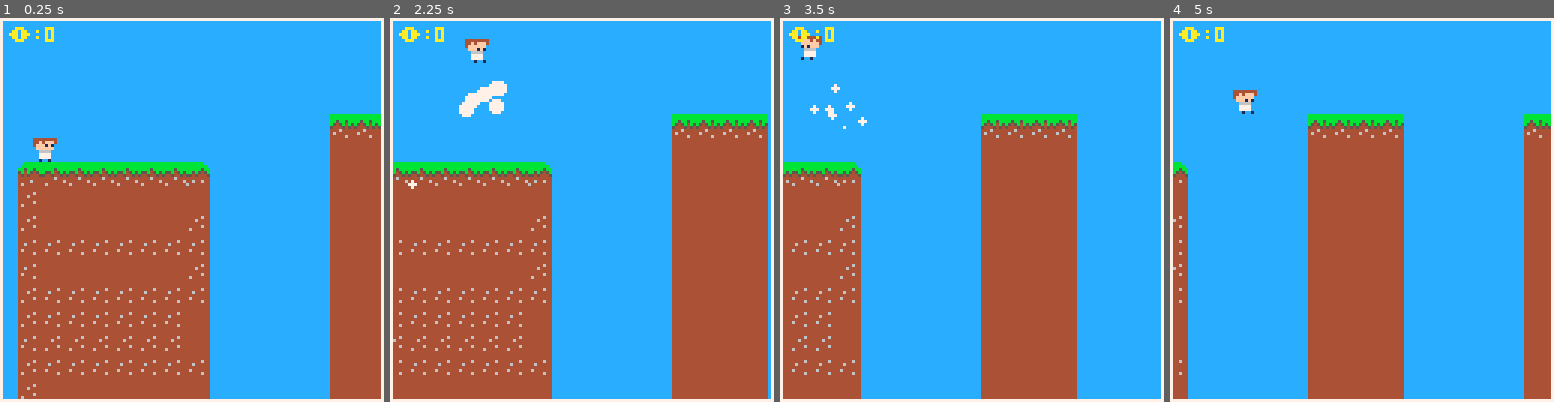
Above: before the commit, frames 1-4 (left to right).
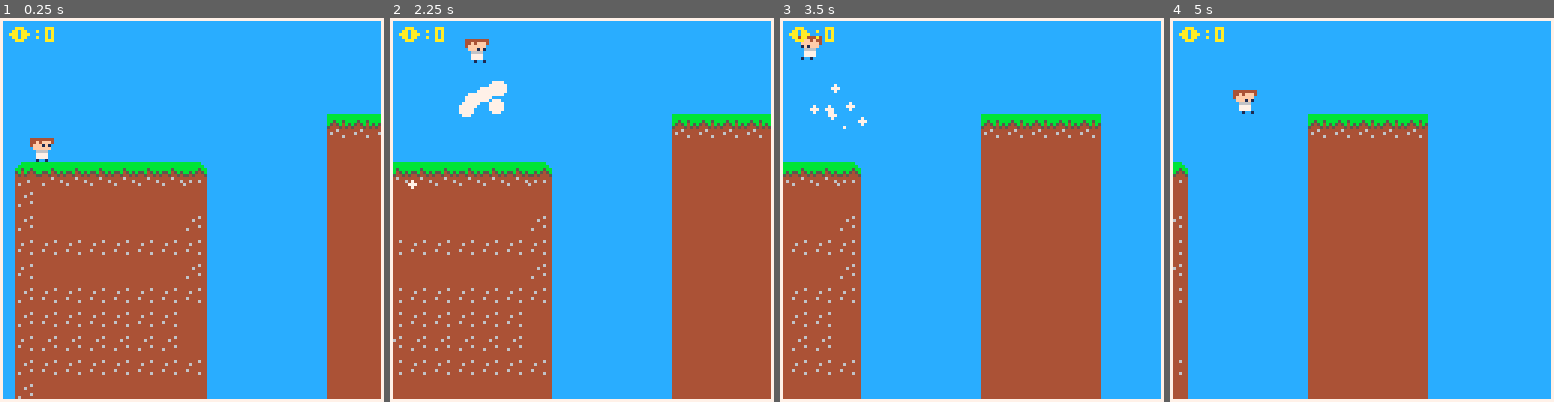
Above: after the commit, the same moments.

Repository: XFajk/vulakan-runner-pico8
Game: PICO-8 cartridge vulkan_runner.p8
Same seed, same stepped clock (60 frames per second), same inputs: the game is played once before the commit and once after it.
Inputs:
- Up to frame 1 (0.25 s): no input
- Up to frame 2 (2.25 s): tap X (X key) at 0.33, 1.07, 1.85 s; tap O (Z key) at 0.7, 1.7, 2.1 s; hold Right 1.6-2.1 s
- Up to frame 3 (3.5 s): hold Right 2.47-3.03 s; tap O (Z key) at 2.5, 2.9, 3.3 s; tap X (X key) at 2.97 s; hold Left from 3.08 s (still down)
- Up to frame 4 (5 s): release Left at 3.58 s; tap O (Z key) every 0.4 s from 3.7 to 4.9 s; hold Right 4.02-4.68 s; tap X (X key) at 4.08 s

The runs differ from the first frame. In frame 1, 5.2% of the frame differs, in the area x 3-100%, y 25-100%; in frame 2, 0.6%; in frame 3, 4.6%; in frame 4, 9.9%, in the area x 60-100%, y 25-100%.

Commit message:
platforms height and width between them is random
the platforms are randomized by the width between them and by the height so the player can jump on each one aka the platform generation is done now I need to add coins a death pit to the randomly generated map

Diff:
--- a/vulkan_runner.p8
+++ b/vulkan_runner.p8
@@ -8,18 +8,44 @@
 	coin_i={1,gen_anim({16,17,18,19},{4,3,3,3})}
 	ply=player(5,50)
 	level=gen_map()
-	addtomap(level,4,9)
-	addtomap(level,4,9)
-	--[[ph=7
-	cw=8
-	for i=1,10 do
-		if (ph>9) then
-		 ph=flr(rnd(7))+7
+	hup={
+		h3={4,6},
+		h4={3,7},
+		h5={3,8},
+		h6={3,9},
+		h7={4,10},
+		h8={5,11},
+		h9={6,12},
+		h10={7,12},
+		h11={8,12},
+		h12={9,12}
+	}
+	wup={
+		n3=4,
+		n2=5,
+		n1=6,
+		p0=7,
+		p1=8,
+		p2=9,
+		p3=10
+	}
+	ph1=6
+	ph2=0
+	ph◆=0
+	cw=0
+	for i=1,100 do
+		ph2=flr(rnd(hup["h"..ph1][2]-hup["h"..ph1][1]))+hup["h"..ph1][1]+1
+		ph◆=abs(ph2-ph1)
+		if ph2-ph1 < 0 then
+			cw=wup["n"..ph◆]
 		else
-			ph=flr(rnd(10))+4
-		end
-		addtomap(level,ph,ph+3)
-	end]]--
+			cw=wup["p"..ph◆]
+		end
+		cw=flr(rnd(cw-1))+2
+		addtomap(level,ph2,cw+5)
+		ph1=ph2
+		ph2=0
+	end
 	cs={}
 	trs={}
 
@@ -29,7 +55,7 @@
 
 function _update()
 
-	ply:update(plat,cs,trs)
+	ply:update(plat,cs,trs,level,scr[1])
 	if (ply.♥) scr[1]+=(ply.box.x1-scr[1]-16)/10
 	-- coin animation logic
 	if coin_i[1] < #coin_i[2]then
@@ -50,17 +76,21 @@
 	cs={}
 	trs={}
 	for y=1,16 do
-		for x=1,#level[y] do
-			c_block=level[y][x]
-			if c_block ~= 0 then
-				if c_block == 43 then
-					spr(coin_i[2][coin_i[1]],(x-1)*8-scr[1],(y-1)*8)
-				else
-					spr(c_block,(x-1)*8-scr[1],(y-1)*8)
-				end
-				if (fget(c_block,0)) add(plat,█((x-1)*8,(y-1)*8,7,7))
-				if (fget(c_block,1)) add(cs,█((x-1)*8,(y-1)*8,7,7))
-				if (fget(c_block,2)) add(trs,█((x-1)*8+3,(y-1)*8+3,1,1))
+		for x=flr(scr[1]/8),flr(scr[1]/8)+flr(128/8)+1 do
+			if x>0 and x<#level[y] then
+				c_block=level[y][x]
+				if c_block ~= 0 then
+					if c_block == 43 then
+						spr(coin_i[2][coin_i[1]],(x-1)*8-scr[1],(y-1)*8)
+					else
+						spr(c_block,(x-1)*8-scr[1],(y-1)*8)
+					end
+					if (fget(c_block,0)) add(plat,█((x-1)*8,(y-1)*8,7,7))
+					if (fget(c_block,1)) add(cs,█((x-1)*8,(y-1)*8,7,7))
+					if (fget(c_block,2)) add(trs,█((x-1)*8+3,(y-1)*8+3,1,1))
+				--else
+					--spr(c_block,(x-1)*8-scr[1],(y-1)*8)
+				end
 			end
 		end
 	end
@@ -189,9 +219,10 @@
 end
 
 function addtomap(m,ph,cw)
+	ic=flr(rnd(2))==1
 	for y,row in pairs(m) do
 		for x=1,cw do
-			if x > cw-4 then
+			if x > cw-5 then
 				if (y < ph+1) add(row,0)
 				if (y == ph+1) add(row,33)
 				if (y > ph+1) add(row,52)
@@ -232,7 +263,7 @@
 		inp_pars={},
 		walk⧗=time(),
 
-		update=function(self,plat,cs,trs)
+		update=function(self,plat,cs,trs,m,scr)
 
 			-- walking logic
 			self.vel={0,0}
@@ -306,7 +337,10 @@
 			end
 
 			for i,c in pairs(cs) do
-				if (coll(self.box,c)) self:pick_c(c)
+				if (coll(self.box,c)) then
+				 self:pick_c(c)
+				 m[c.y1/8+1][c.x1/8+1]=0
+				end
 			end
 
 
@@ -394,7 +428,6 @@
 
 		pick_c=function(s,c)
 			s.points+=1
-			mset(c.x1/8,c.y1/8,0)
 			sfx(0)
 			for i=0,10 do
 					add(s.inp_pars,{{s.box.x1+4,s.box.y2+4},{(rnd(20)-10)/8,(rnd(10)-10)/4},2,10})
@@ -418,14 +451,14 @@
 	max=12
 ]]--
 __gfx__
-80000008444444444444444400000000000000004444444444444444000000004444444444444444444444444444444400000000000000000000000000000000
-0800008044f4fff444444444444444444444444444f4fff444f4fff44444444444f4fff444f41f1444f41f1444f4fff400000000000000000000000000000000
-008008004fff1f1044f41f1444f4fff444f4fff44fff1f104fff1f1044f4fff44fff1f104ffffff04fff1f104ffffff000000000000000000000000000000000
-000080000ffffff04fff1f104fff1f104fff1f140ffffff00ffffff04fff1f100ffffff00ffffff00fff1f100fff1f1000000000000000000000000000000000
-00080000006666000ffffff00ffffff04fff1f1000666600006666000ffffff00066660000666600006666000066660000000000000000000000000000000000
-00800800007777000066660000666600006666000077770000777700006666000077770000777700007777000077770000000000000000000000000000000000
-08000080007777000077770000777700007777000077771000777710017777000177770000777700007777000077770000000000000000000000000000000000
-80000008001001000010010000100100001001000010000001000000000000100000010000010010000100100001001000000000000000000000000000000000
+88888888444444444444444400000000000000004444444444444444000000004444444444444444444444444444444400000000000000000000000000000000
+8800008844f4fff444444444444444444444444444f4fff444f4fff44444444444f4fff444f41f1444f41f1444f4fff400000000000000000000000000000000
+808008084fff1f1044f41f1444f4fff444f4fff44fff1f104fff1f1044f4fff44fff1f104ffffff04fff1f104ffffff000000000000000000000000000000000
+800080080ffffff04fff1f104fff1f104fff1f140ffffff00ffffff04fff1f100ffffff00ffffff00fff1f100fff1f1000000000000000000000000000000000
+80080008006666000ffffff00ffffff04fff1f1000666600006666000ffffff00066660000666600006666000066660000000000000000000000000000000000
+80800808007777000066660000666600006666000077770000777700006666000077770000777700007777000077770000000000000000000000000000000000
+88000088007777000077770000777700007777000077771000777710017777000177770000777700007777000077770000000000000000000000000000000000
+88888888001001000010010000100100001001000010000001000000000000100000010000010010000100100001001000000000000000000000000000000000
 00aaaa0000aaaa0000aaaa0000aaaa00077777000000000000000000000000000000000000000000000000000000000000000000000000000000000000000000
 0aaaa7a00aaaa7a000aaa7000aaaa7a0771717700777770000000000000000000000000000000000000000000000000000000000000000000000000000000000
 aaa99a7a0aaa9a7000aaaa000aa9aa70777177707717177000000000000000000000000000000000000000000000000000000000000000000000000000000000
Not shown, changed: the thumbnail (__label__) section of vulkan_runner.p8
Not shown, changed: README.md
Not shown, added: vulkan_runner_5.gif
